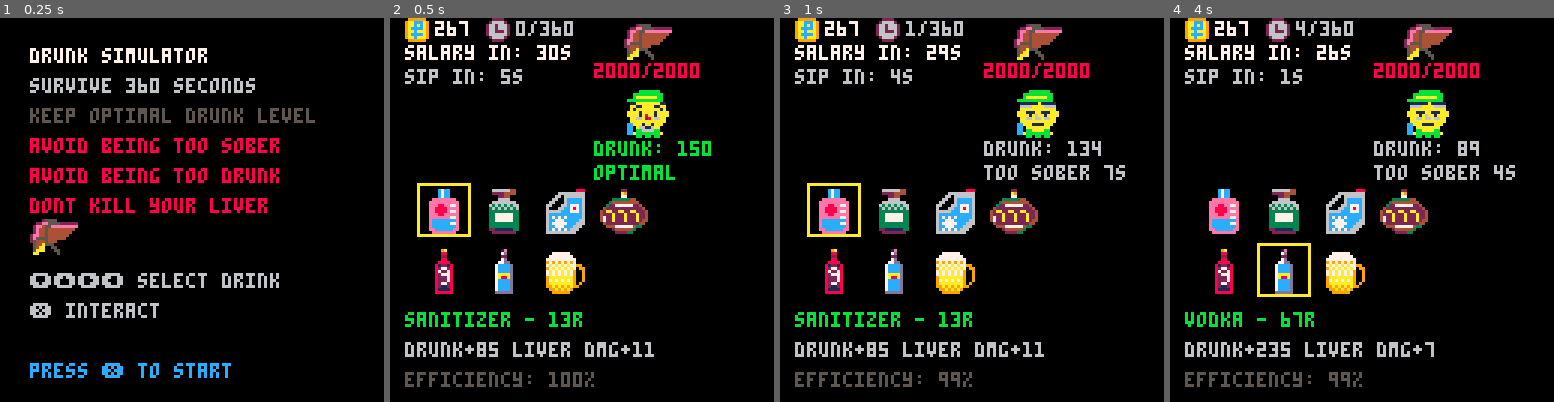
Above: before the commit, frames 1-4 (left to right).
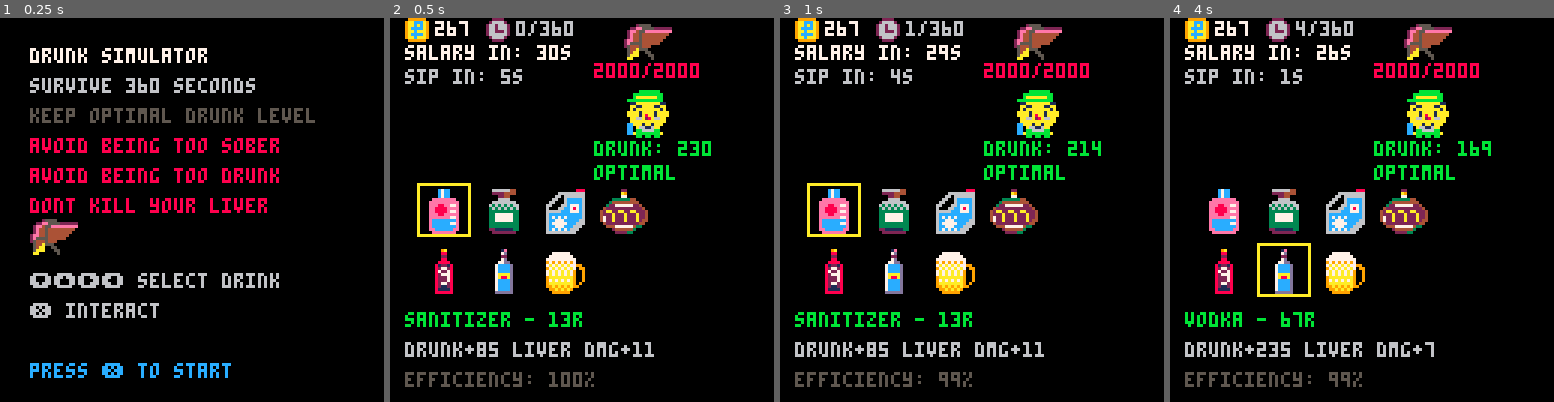
Above: after the commit, the same moments.

Repository: fritzlolpro/picopico
Game: PICO-8 cartridge carts/drunk.p8
Same seed, same stepped clock (60 frames per second), same inputs: the game is played once before the commit and once after it.
Inputs:
- Up to frame 1 (0.25 s): no input
- Up to frame 2 (0.5 s): tap X (X key) at 0.33 s
- Up to frame 3 (1 s): no input
- Up to frame 4 (4 s): tap X (X key) at 1.07, 1.85, 2.97 s; hold Right 1.6-2.1 s; hold Up 2.15-2.42 s; hold Right 2.47-3.03 s; hold Left 3.08-3.58 s; hold Down 3.63-3.97 s

Frame 1 is identical in both runs. In frame 2, less than 0.1% of the frame differs, in the area x 75-81%, y 32-36%; in frame 3, 1.5%; in frame 4, 1.6%, in the area x 53-90%, y 21-43%.

Commit message:
reset vars in one place

Diff:
--- a/carts/drunk.p8
+++ b/carts/drunk.p8
@@ -26,17 +26,17 @@
 tolerance_factor = 0.0015 -- Alcohol effectiveness decrease over time (-0.15% effectiveness each second)
 drinking_frequency = 5 -- How often character drinks a shot in seconds
 
--- Basic resources
-money = 267
-liver_health = base_liver_health
-intoxication = 150
-selected_drink_index = 1 -- Selected drink in shop
-selected_bonus_index = 1 -- Selected bonus in payday
-game_over_reason = "" -- Reason for game over
+-- Game variables (initialized in init_game_state())
+money = nil
+liver_health = nil
+intoxication = nil
+selected_drink_index = nil
+selected_bonus_index = nil
+game_over_reason = nil
 
 -- Character animation
-character_animation_timer = 0 -- Timer for character animation (changes every second)
-drinking_animation_trigger = false -- Trigger for drinking animation
+character_animation_timer = nil
+drinking_animation_trigger = nil
 drinking_animation_duration = 60 -- Duration of drinking animation (1 second)
 
 -- Slowmotion effect
@@ -44,19 +44,19 @@
 
 -- Wasted protection mechanism
 wasted_protection_uses = 3 -- How many times player can be saved from auto-drinking when wasted
-wasted_protection_remaining = 3 -- Remaining uses
-was_wasted_last_frame = false -- Track when entering/exiting wasted state
+wasted_protection_remaining = nil
+was_wasted_last_frame = nil
 wasted_overflow_liver_damage = 50 -- Base liver damage when entering wasted after protection is exhausted
-wasted_total_count = 0 -- Total number of times entered wasted state (for display)
-wasted_cycle_count = 0 -- Number of completed cycles (increases damage multiplier)
+wasted_total_count = nil
+wasted_cycle_count = nil
 wasted_duration = 600 -- How long to stay in wasted state (10 seconds at 60fps)
-wasted_timer = 0 -- Timer for forced wasted state
+wasted_timer = nil
 
 -- Critical protection mechanism
 critical_duration = 600 -- How long to stay in critical state (10 seconds at 60fps)
-critical_timer = 0 -- Timer for forced critical state
+critical_timer = nil
 critical_liver_damage = 200 -- Liver damage when critical timer expires
-was_critical_last_frame = false -- Track when entering/exiting critical state
+was_critical_last_frame = nil
 
 -- Intoxication parameters
 intoxication_min_threshold = 0 -- Below this - game over
@@ -76,16 +76,16 @@
 }
 
 -- Temporary bonus effects
-liver_protection_bonus = 0
-liver_protection_timer = 0
-drinking_efficiency_bonus = 0
-drinking_efficiency_timer = 0
-max_liver_bonus = 0
+liver_protection_bonus = nil
+liver_protection_timer = nil
+drinking_efficiency_bonus = nil
+drinking_efficiency_timer = nil
+max_liver_bonus = nil
 
 -- Sobriety protection system
-sobriety_timer = 0 -- Timer for too sober state
+sobriety_timer = nil
 sobriety_duration = 480 -- 8 seconds at 60fps (8 * 60)
-last_intoxication_check = 0 -- To track if intoxication increased
+last_intoxication_check = nil
 
 -- Drink effect functions
 function sanitizer_effect()
@@ -191,8 +191,76 @@
     }
 }
 
+function init_game_state()
+    -- Basic resources
+    money = 267
+    liver_health = base_liver_health
+    intoxication = 230
+    selected_drink_index = 1
+    selected_bonus_index = 1
+    game_over_reason = ""
+
+    -- Time tracking
+    total_seconds = 0
+    frames = 0
+
+    -- Character animation
+    character_animation_timer = 0
+    drinking_animation_trigger = false
+    drinking_animation_duration = 60
+
+    -- Wasted protection
+    wasted_protection_remaining = wasted_protection_uses
+    was_wasted_last_frame = false
+    wasted_total_count = 0
+    wasted_cycle_count = 0
+    wasted_timer = 0
+
+    -- Critical protection
+    critical_timer = 0
+    was_critical_last_frame = false
+
+    -- Sobriety protection
+    sobriety_timer = 0
+    last_intoxication_check = 0
+
+    -- Temporary bonus effects
+    liver_protection_bonus = 0
+    liver_protection_timer = 0
+    drinking_efficiency_bonus = 0
+    drinking_efficiency_timer = 0
+    max_liver_bonus = 0
+
+    -- Effect timers
+    blind_timer = 0
+    hallucination_timer = 0
+    blackout_timer = 0
+    shaking_timer = 0
+    slowmotion_timer = 0
+    inverted_controls_timer = 0
+    chaotic_movement_timer = 0
+    chaotic_last_jump_time = 0
+
+    -- Minigame variables
+    minigame_timer = 0
+    minigame_target = 0
+    minigame_progress = 0
+    stream_x = 64
+    stream_y = 120
+    stream_length = 30
+    stream_max_length = 80
+    toilet_x = 64
+    toilet_y = 64
+    toilet_size = 4
+    toilet_hit_time = 0
+    toilet_vel_x = 0
+    toilet_vel_y = 0
+    toilet_speed = 0.8
+end
+
 function _init()
     -- Initialize game state
+    init_game_state()
     current_state = game_state.main_menu
 
     previous_state = current_state
@@ -352,8 +420,9 @@
     end
 end
 
-frames = 0
-total_seconds = 0
+-- Time variables (initialized in init_game_state())
+frames = nil
+total_seconds = nil
 
 function update_time()
     -- Don't update time during payday
@@ -400,15 +469,15 @@
     end
 end
 
--- Effect variables
-blind_timer = 0
-hallucination_timer = 0
-blackout_timer = 0
-shaking_timer = 0 -- For "shaking selection" effect
-slowmotion_timer = 0 -- For slowmotion effect
-inverted_controls_timer = 0 -- For inverted controls
-chaotic_movement_timer = 0 -- For chaotic frame movement
-chaotic_last_jump_time = 0 -- Track when last jump occurred
+-- Effect variables (initialized in init_game_state())
+blind_timer = nil
+hallucination_timer = nil
+blackout_timer = nil
+shaking_timer = nil
+slowmotion_timer = nil
+inverted_controls_timer = nil
+chaotic_movement_timer = nil
+chaotic_last_jump_time = nil
 
 -- Update effect timers
 function update_effects()
@@ -676,26 +745,25 @@
     end
 end
 
--- Mini-game for diuretic effect
-minigame_timer = 0
-minigame_target = 0
-minigame_progress = 0
-
--- Stream minigame variables
-stream_x = 64  -- Stream horizontal position
-stream_y = 120 -- Stream vertical position (bottom of screen)
-stream_length = 30 -- Current stream length
-stream_max_length = 80 -- Maximum stream length
-toilet_x = 64  -- Toilet horizontal position
-toilet_y = 64  -- Toilet vertical position
-toilet_size = 4 -- Toilet sprite size: fixed 32x32 pixels (4x4 tiles)
-
-toilet_hit_time = 0 -- Time spent hitting toilet continuously (in frames)
-toilet_target_time = 200 -- Required continuous hit time: 5 seconds at 60fps
-toilet_vel_x = 0 -- Toilet velocity X
-toilet_vel_y = 0 -- Toilet velocity Y
-toilet_speed = 0.8 -- Base toilet movement speed
-minigame_game_length = 15 * 60 -- Total mini-game length: 15 seconds in frames
+-- Mini-game variables (initialized in init_game_state())
+minigame_timer = nil
+minigame_target = nil
+minigame_progress = nil
+
+-- Stream minigame variables (initialized in init_game_state())
+stream_x = nil
+stream_y = nil
+stream_length = nil
+stream_max_length = 80 -- Maximum stream length (constant)
+toilet_x = nil
+toilet_y = nil
+toilet_size = nil
+toilet_hit_time = nil
+toilet_target_time = 200 -- Required continuous hit time: 5 seconds at 60fps (constant)
+toilet_vel_x = nil
+toilet_vel_y = nil
+toilet_speed = 0.8 -- Base toilet movement speed (constant)
+minigame_game_length = 15 * 60 -- Total mini-game length: 15 seconds in frames (constant)
 
 function update_minigame()
     if minigame_timer == 0 then
@@ -837,69 +905,7 @@
     -- Handle game over screen
     if btnp(5) then
         -- X button to restart
-        -- Reset game state
-        money = 267
-        liver_health = base_liver_health
-        intoxication = 50 -- Start in optimal range
-        total_seconds = 0
-        frames = 0
-        selected_drink_index = 1
-        selected_bonus_index = 1
-        game_over_reason = "" -- Reset game over reason
-
-        -- Reset bonuses
-        liver_protection_bonus = 0
-        liver_protection_timer = 0
-        drinking_efficiency_bonus = 0
-        drinking_efficiency_timer = 0
-        max_liver_bonus = 0
-
-        -- Reset wasted protection
-        wasted_protection_remaining = wasted_protection_uses
-        was_wasted_last_frame = false
-        wasted_total_count = 0
-        wasted_cycle_count = 0
-        wasted_timer = 0
-
-        -- Reset critical protection
-        critical_timer = 0
-        was_critical_last_frame = false
-
-        -- Reset sobriety protection
-        sobriety_timer = 0
-        last_intoxication_check = 0
-
-        -- Reset effects
-        blind_timer = 0
-        hallucination_timer = 0
-        shaking_timer = 0
-        slowmotion_timer = 0
-        inverted_controls_timer = 0
-        chaotic_movement_timer = 0
-        chaotic_last_jump_time = 0
-        blackout_timer = 0
-        minigame_timer = 0
-        minigame_target = 0
-        minigame_progress = 0
-
-        -- Reset stream minigame variables
-        stream_x = 64
-        stream_y = 120
-        stream_length = 30
-        stream_max_length = 80
-        toilet_x = 64
-        toilet_y = 64
-        toilet_size = 2
-        toilet_hit_time = 0
-        toilet_vel_x = 0
-        toilet_vel_y = 0
-        toilet_speed = 0.8
-
-        -- Reset animation
-        character_animation_timer = 0
-        drinking_animation_trigger = false
-        drinking_animation_duration = 60
-
+        init_game_state()
         change_state(game_state.playing)
     end
 end
@@ -908,62 +914,7 @@
     -- Handle win screen
     if btnp(5) then
         -- X button to restart
-        -- Reset game state (same as game over)
-        money = 267
-        liver_health = base_liver_health
-        intoxication = 50
-        total_seconds = 0
-        frames = 0
-        selected_drink_index = 1
-
-        -- Reset bonuses
-        liver_protection_bonus = 0
-        liver_protection_timer = 0
-        drinking_efficiency_bonus = 0
-        drinking_efficiency_timer = 0
-        max_liver_bonus = 0
-
-        -- Reset wasted protection
-        wasted_protection_remaining = wasted_protection_uses
-        was_wasted_last_frame = false
-        wasted_total_count = 0
-        wasted_cycle_count = 0
-        wasted_timer = 0
-
-        -- Reset critical protection
-        critical_timer = 0
-        was_critical_last_frame = false
-
-        -- Reset sobriety protection
-        sobriety_timer = 0
-        last_intoxication_check = 0
-
-        -- Reset effects
-        blind_timer = 0
-        hallucination_timer = 0
-        shaking_timer = 0
-        slowmotion_timer = 0
-        inverted_controls_timer = 0
-        chaotic_movement_timer = 0
-        chaotic_last_jump_time = 0
-        blackout_timer = 0
-        minigame_timer = 0
-        minigame_target = 0
-        minigame_progress = 0
-
-        -- Reset stream minigame variables
-        stream_x = 64
-        stream_y = 120
-        stream_length = 30
-        stream_max_length = 80
-        toilet_x = 64
-        toilet_y = 64
-        toilet_size = 2
-        toilet_hit_time = 0
-        toilet_vel_x = 0
-        toilet_vel_y = 0
-        toilet_speed = 0.8
-
+        init_game_state()
         change_state(game_state.playing)
     end
 end
